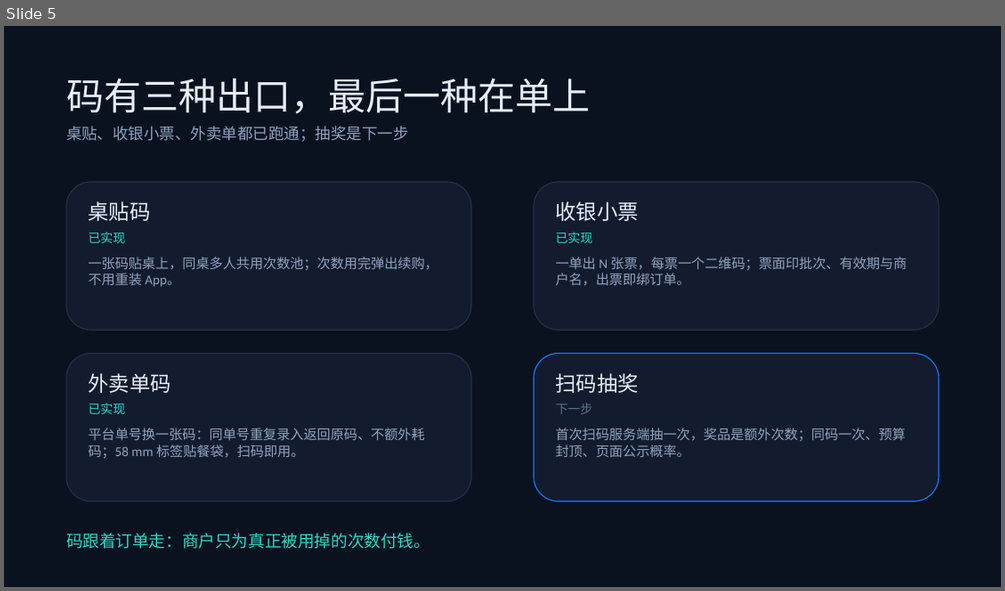
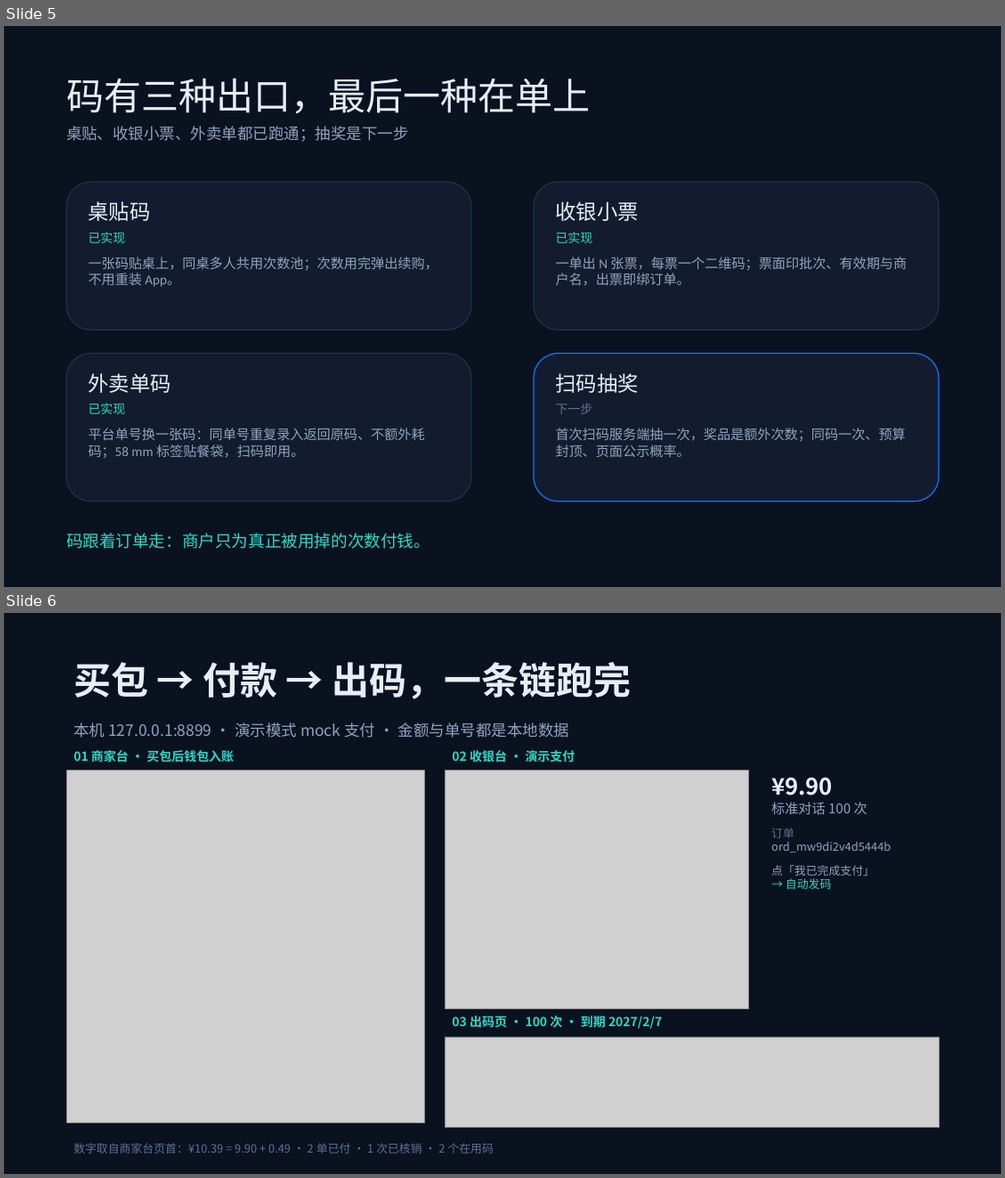
Before and after one commit to lizehao521/payathon-2026, a slide deck: docs/payathon/PAYATHON-2026-外卖AI.pptx. Shown one above the other, each under a label of ours: slide 5 before the commit, slides 5 and 6 after it. The pictures are 1005x591 and 1005x1178 pixels, drawn with LibreOffice and Linux fonts; fonts in the diff are those of the drawing; grey boxes stand for pictures. Boxes give left, top, right and bottom in pixels: in the first picture for what was removed or moved away, otherwise in the second. Text is boxed around its words. In the diff, an @@ line names an element or a change of style, - is before the commit and + after.

Commit message:
feat(showcase): 截图实证页 + 路演 PPT 补两页本机跑通
- showcase 新增 06 / LIVE RUN（商家台、收银台、出码、单码、扫码五张本地截图）
- 导航加入「实机跑通」，后续区块编号顺延为 07/08/09
- docs 静态镜像同步新构建与 shots；删除旧哈希资源
- 路演 PPT 在「码有三种出口」后新增两页：买包→付款→出码、单码→扫码扣次（15→17 页）

```diff
--- a/docs/payathon/PAYATHON-2026-外卖AI.pptx
+++ b/docs/payathon/PAYATHON-2026-外卖AI.pptx
@@ slide 6 added at [4,613,1001,1174], background #0A1220 @@
@@ text added at [73,662,631,699], 36 pt, text #E8EEF7, bold @@
+买包 → 付款 → 出码，一条链跑完
@@ text added at [73,722,569,738], 15 pt, text #8FA3BF @@
+本机 127.0.0.1:8899 · 演示模式 mock 支付 · 金额与单号都是本地数据
@@ picture added at [66,770,424,1122] @@
@@ text added at [73,750,234,763], 12 pt, text #2BD9C6, bold @@
+01 商家台 · 买包后钱包入账
@@ picture added at [445,770,749,1008] @@
@@ text added at [452,750,575,763], 12 pt, text #2BD9C6, bold @@
+02 收银台 · 演示支付
@@ text added at [771,777,890,889], 11 pt, text #8FA3BF @@
+¥9.90
+标准对话 100 次
+订单
+ord_mw9di2v4d5444b
+点「我已完成支付」
+→ 自动发码
@@ picture added at [445,1037,938,1127] @@
@@ text added at [452,1013,662,1030], 12 pt, text #2BD9C6, bold @@
+03 出码页 · 100 次 · 到期 2027/2/7
@@ text added at [73,1143,494,1153], 11 pt, text #5E7191 @@
+数字取自商家台页首：¥10.39 = 9.90 + 0.49 · 2 单已付 · 1 次已核销 · 2 个在用码
```
Also in this commit, not shown: 1 other slide added, 20 other files.
